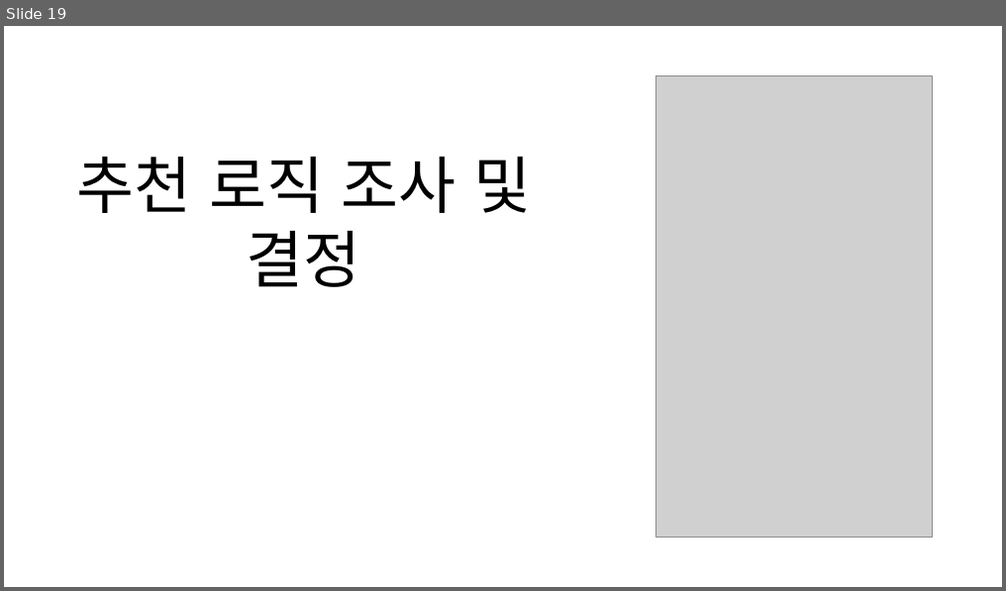
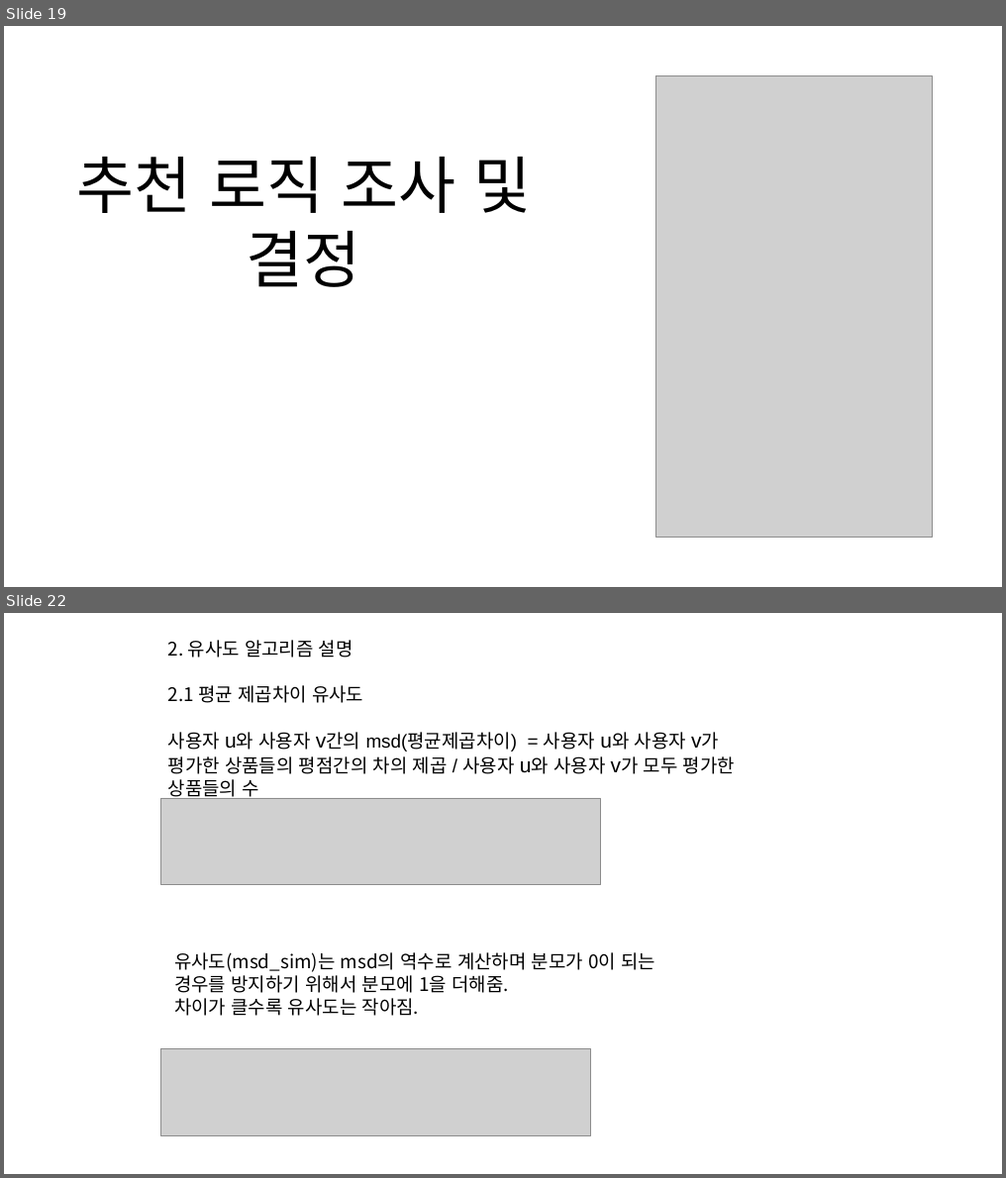
Before and after one commit to majung2/pumasi, a slide deck: 5조_SAD1.0.pptx. Shown one above the other, each under a label of ours: slide 19 before the commit, slides 19 and 22 after it; the slides between them are not shown. The pictures are 1006x591 and 1006x1178 pixels, drawn with LibreOffice and Linux fonts; fonts in the diff are those of the drawing; grey boxes stand for pictures. Boxes give left, top, right and bottom in pixels: in the first picture for what was removed or moved away, otherwise in the second. Text is boxed around its words. In the diff, an @@ line names an element or a change of style, - is before the commit and + after.

```diff
--- a/5조_SAD1.0.pptx
+++ b/5조_SAD1.0.pptx
@@ slide 22 added at [4, 613, 1002, 1174], background #FFFFFF @@
@@ text added at [168, 640, 735, 801], 18 pt, text #000000 @@
+2. 유사도 알고리즘 설명
+2.1 평균 제곱차이 유사도
+사용자 u와 사용자 v간의 msd(평균제곱차이) = 사용자 u와 사용자 v가 평가한 상품들의 평점간의 차의 제곱 / 사용자 u와 사용자 v가 모두 평가한 상품들의 수
@@ picture added at [160, 798, 601, 884] @@
@@ text added at [174, 953, 655, 1016], 18 pt, text #000000 @@
+유사도(msd_sim)는 msd의 역수로 계산하며 분모가 0이 되는 경우를 방지하기 위해서 분모에 1을 더해줌.
+차이가 클수록 유사도는 작아짐.
@@ picture added at [160, 1049, 591, 1137] @@
```
Also in this commit, not shown: 10 slides changed, 4 other slides added, 3 slides removed.
